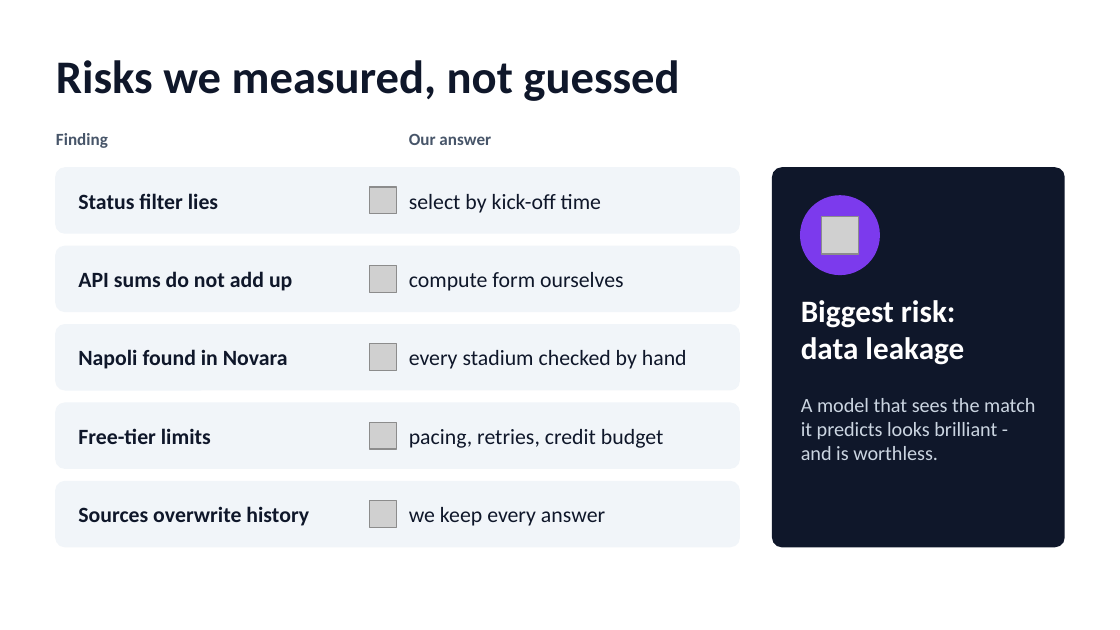
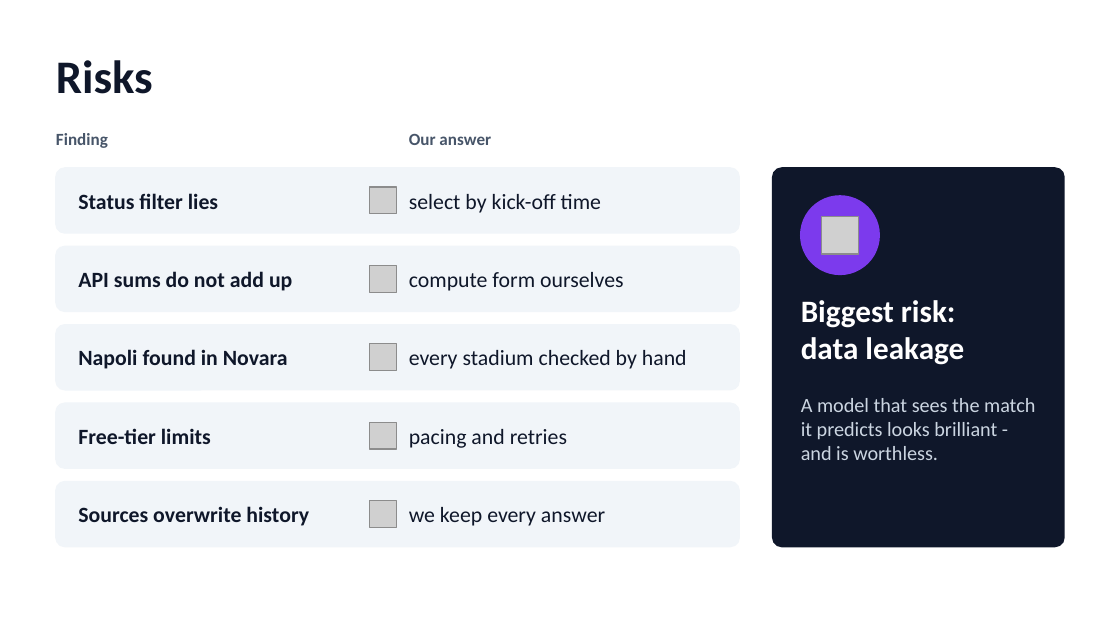
Before and after one commit to Elias-Martinelli/deng, a slide deck: slide 5 of docs/pitch/pitch-deck.pptx (slide 6 before the commit). Drawn at 1120x630 pixels with LibreOffice and Linux fonts; fonts in the diff are those of the drawing; grey boxes stand for pictures. Boxes give left, top, right and bottom in pixels: in the first picture for what was removed or moved away, otherwise in the second. Text is boxed around its words. In the diff, an @@ line names an element or a change of style, - is before the commit and + after.

```diff
--- a/docs/pitch/pitch-deck.pptx
+++ b/docs/pitch/pitch-deck.pptx
@@ text at (56, 60, 153, 94): text changed @@
-Risks we measured, not guessed
+Risks
@@ text at (409, 429, 567, 448): text changed @@
-pacing, retries, credit budget
+pacing and retries
```
Also in this commit, not shown: 4 other slides changed, 3 slides removed.
